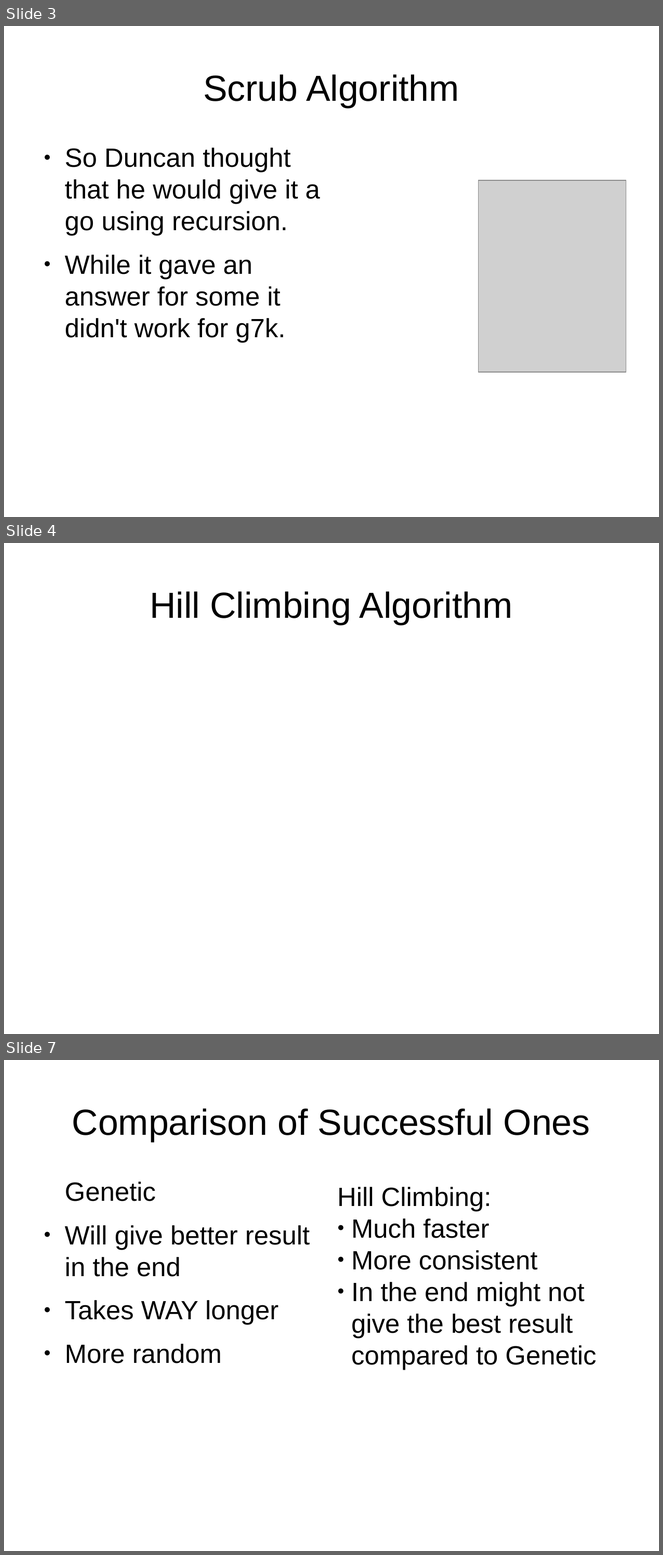
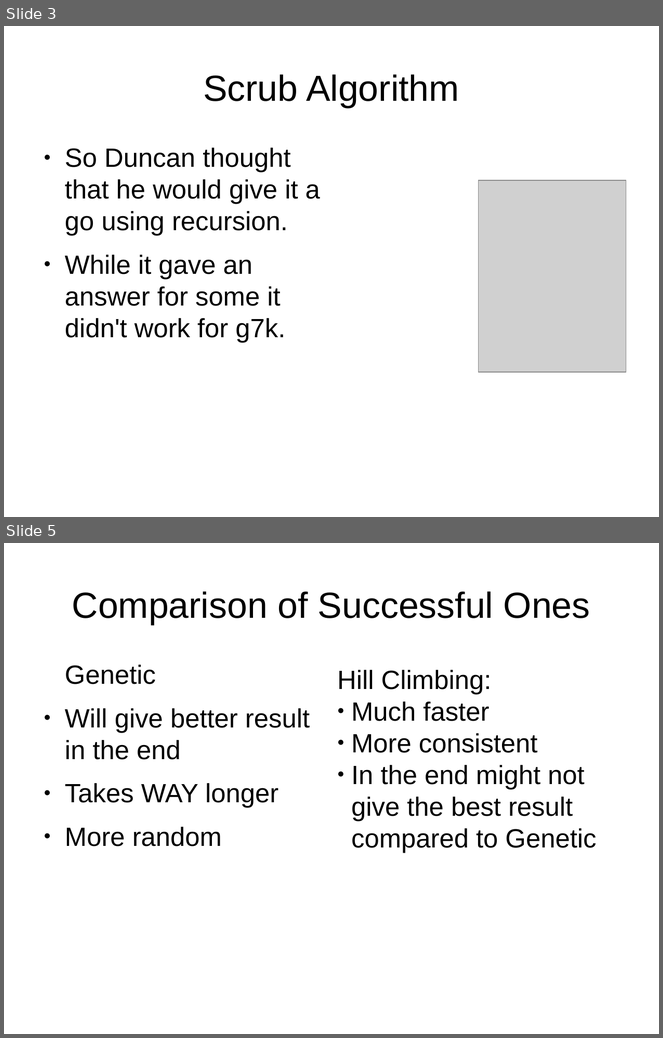
Before and after one commit to 2090140L/Glasgow-TSP-Challenge, a slide deck: presentation.odp. Shown one above the other, each under a label of ours: slides 3, 4 and 7 before the commit, slides 3 and 5 after it; the slides between them are not shown. The pictures are 663x1555 and 663x1038 pixels, drawn with LibreOffice and Linux fonts; fonts in the diff are those of the drawing; grey boxes stand for pictures. Boxes give left, top, right and bottom in pixels: in the first picture for what was removed or moved away, otherwise in the second. Text is boxed around its words. In the diff, an @@ line names an element or a change of style, - is before the commit and + after.

```diff
--- a/presentation.odp
+++ b/presentation.odp
@@ slide 4 removed at (4, 543, 659, 1034), background #FFFFFF @@
@@ title removed at (150, 591, 513, 625) @@
-Hill Climbing Algorithm
@@ what was slide 7 is now slide 5 @@
```
Also in this commit, not shown: 1 slide changed, 2 slides added, 2 other slides removed.
